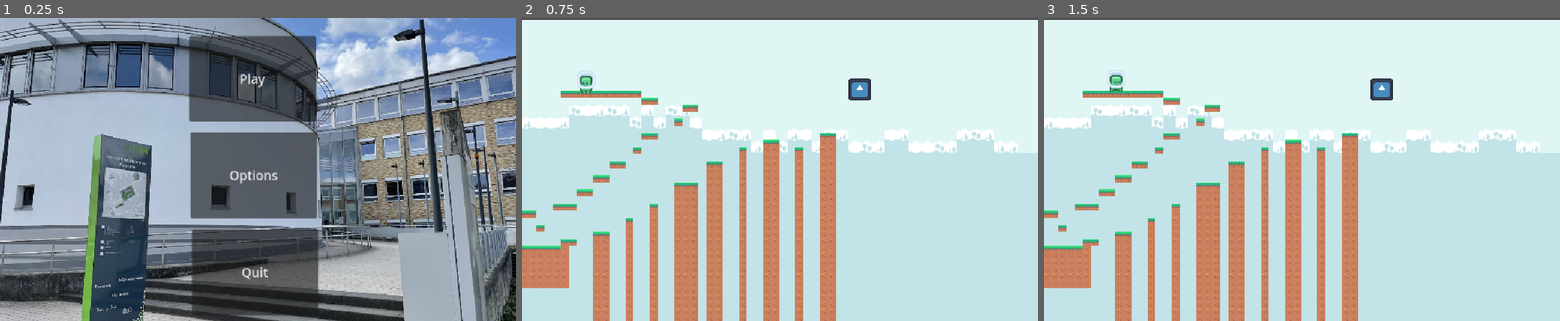
Above: before the commit, frames 1-3 (left to right).
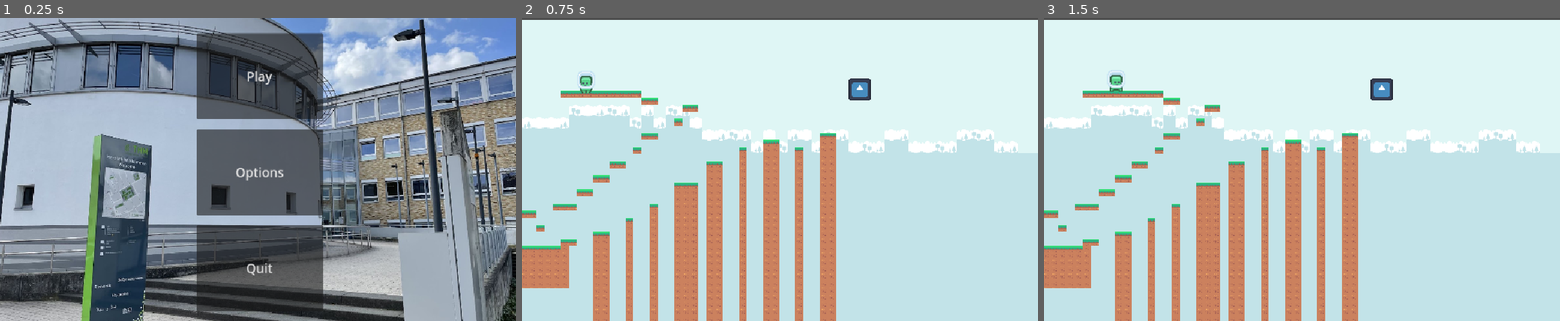
Above: after the commit, the same moments.

Repository: JustusBSchmidt04/LuckeRun
Game: Godot game, scene res://Szene/Startbildschirm/main_menu_bg.tscn
Two runs of this game, one before a commit and one after it. Both use one fixed random seed, a clock stepped at 60 frames per second and the inputs below. The engine's default icon, where the game draws it, is replaced by a stand-in: a white triangle on a blue panel in a dark square.
Inputs:
- Up to frame 1 (0.25 s): no input
- Up to frame 2 (0.75 s): click "Play" at 0.5 s
- Up to frame 3 (1.5 s): tap Enter at 1.25 s; hold D (right) from 1.28 s (still down)

The runs differ from the first frame. In frame 1, 4.0% of the frame differs, in the area x 36-63%, y 4-99%; in frame 2, nothing differs; in frame 3, nothing differs.

Commit message:
Changed Visuals and added additional sounds
Victory sound, end screen added, functions, improved visuals

Diff:
--- /dev/null
+++ b/luckerun/Szene/End/End.tscn
@@ -0,0 +1,44 @@
+[gd_scene load_steps=5 format=3 uid="uid://ckrhpmh7oj700"]
+
+[ext_resource type="Texture2D" uid="uid://l6g57qj6s2v8" path="res://Assets/RestAssets/CatRose.jpg" id="1_kjlux"]
+[ext_resource type="Script" uid="uid://bdl8nu5510v12" path="res://Szene/End/quit_button.gd" id="2_gketx"]
+[ext_resource type="AudioStream" uid="uid://dyj2spy4bvbfp" path="res://Sounds/WinConfettiSound.mp3" id="3_nbpin"]
+
+[sub_resource type="Theme" id="Theme_kjlux"]
+
+[node name="Node2D" type="Node2D"]
+
+[node name="TextEdit" type="TextEdit" parent="."]
+top_level = true
+offset_left = 431.0
+offset_top = 90.0
+offset_right = 649.0
+offset_bottom = 183.0
+theme_override_font_sizes/font_size = 50
+text = "You won"
+
+[node name="CatRose" type="Sprite2D" parent="."]
+light_mask = 2
+visibility_layer = 2
+position = Vector2(512, 299)
+scale = Vector2(1.06146, 0.61731)
+texture = ExtResource("1_kjlux")
+
+[node name="QuitButton" type="Button" parent="." node_paths=PackedStringArray("shortcut_context")]
+offset_left = 863.0
+offset_top = 530.0
+offset_right = 958.0
+offset_bottom = 573.0
+tooltip_text = "Close the Game"
+shortcut_context = NodePath(".")
+theme = SubResource("Theme_kjlux")
+theme_override_colors/font_hover_color = Color(0.501961, 0.729412, 0.141176, 1)
+theme_override_font_sizes/font_size = 25
+action_mode = 0
+text = "Quit"
+script = ExtResource("2_gketx")
+
+[node name="AudioStreamPlayer2D" type="AudioStreamPlayer2D" parent="."]
+stream = ExtResource("3_nbpin")
+volume_db = -13.215
+autoplay = true
--- /dev/null
+++ b/luckerun/Szene/End/quit_button.gd
@@ -0,0 +1,7 @@
+extends Button
+
+func _ready():
+	$".".pressed.connect(_on_quit_button_pressed)
+
+func _on_quit_button_pressed():
+	get_tree().quit()
--- a/luckerun/Szene/Startbildschirm/main_menu.gd
+++ b/luckerun/Szene/Startbildschirm/main_menu.gd
@@ -3,17 +3,18 @@
 	pass
 # Called when the node enters the scene tree for the first time.
 func _ready():
-	$PlayButton.pressed.connect(_on_start_button_pressed)
 	$OptionsButton.pressed.connect(_on_options_button_pressed)
 	$QuitButton.pressed.connect(_on_quit_button_pressed)
+	$PlayButton.pressed.connect(_on_start_button_pressed)
 
 # Called every frame. 'delta' is the elapsed time since the previous frame.
 
 
 # Called when Start button is pressed
+
+
 func _on_start_button_pressed():
 	get_tree().change_scene_to_file("res://Szene/World1/World1.tscn")
-
 
 
 
--- a/luckerun/Szene/Startbildschirm/main_menu_bg.tscn
+++ b/luckerun/Szene/Startbildschirm/main_menu_bg.tscn
@@ -19,10 +19,10 @@
 
 [node name="PlayButton" type="Button" parent="MainMenu" node_paths=PackedStringArray("shortcut_context")]
 layout_mode = 2
-offset_left = 376.0
-offset_top = 35.0
-offset_right = 626.0
-offset_bottom = 205.0
+offset_left = 390.0
+offset_top = 30.0
+offset_right = 640.0
+offset_bottom = 200.0
 tooltip_text = "Start the Game"
 shortcut_context = NodePath(".")
 theme = SubResource("Theme_u6l3h")
@@ -33,10 +33,10 @@
 
 [node name="OptionsButton" type="Button" parent="MainMenu" node_paths=PackedStringArray("shortcut_context")]
 layout_mode = 0
-offset_left = 378.0
-offset_top = 226.0
-offset_right = 628.0
-offset_bottom = 396.0
+offset_left = 390.0
+offset_top = 220.0
+offset_right = 640.0
+offset_bottom = 390.0
 tooltip_text = "Go to Options"
 shortcut_context = NodePath(".")
 theme = SubResource("Theme_u6l3h")
@@ -47,10 +47,10 @@
 
 [node name="QuitButton" type="Button" parent="MainMenu" node_paths=PackedStringArray("shortcut_context")]
 layout_mode = 0
-offset_left = 381.0
-offset_top = 418.0
-offset_right = 631.0
-offset_bottom = 588.0
+offset_left = 390.0
+offset_top = 410.0
+offset_right = 640.0
+offset_bottom = 580.0
 tooltip_text = "Close the Game"
 shortcut_context = NodePath(".")
 theme = SubResource("Theme_u6l3h")
--- a/luckerun/Szene/SzenenWechsel/next_level.gd
+++ b/luckerun/Szene/SzenenWechsel/next_level.gd
@@ -2,6 +2,5 @@
 
 
 func _on_area_2d_body_entered(body):
-	get_tree().change_scene("res://NextScene.tscn") #jeweilige Szene einfügen
-
+	get_tree().change_scene_to_file("res://Szene/End/End.tscn")
 	pass # Replace with function body.
Binary file added: luckerun/Assets/RestAssets/CatRose.jpg
Not shown, added: luckerun/Assets/RestAssets/CatRose.jpg.import
Not shown, added: luckerun/Sounds/WinConfettiSound.mp3.import
Not shown, added: luckerun/Szene/End/quit_button.gd.uid
Empty file added: luckerun/Szene/Startbildschirm/play_button.gd
Not shown, added: luckerun/Szene/Startbildschirm/play_button.gd.uid
Not shown, added: luckerun/Sounds/WinConfettiSound.mp3
